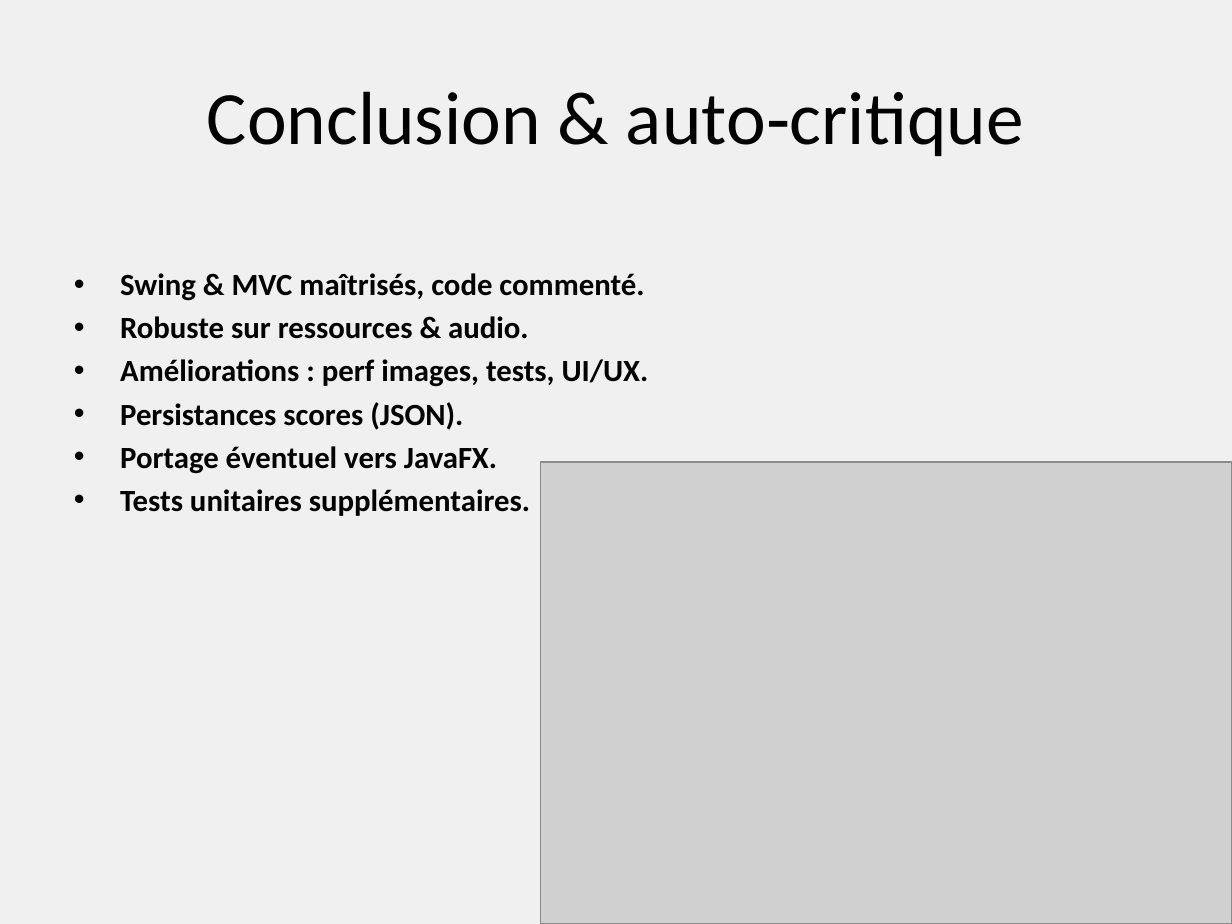
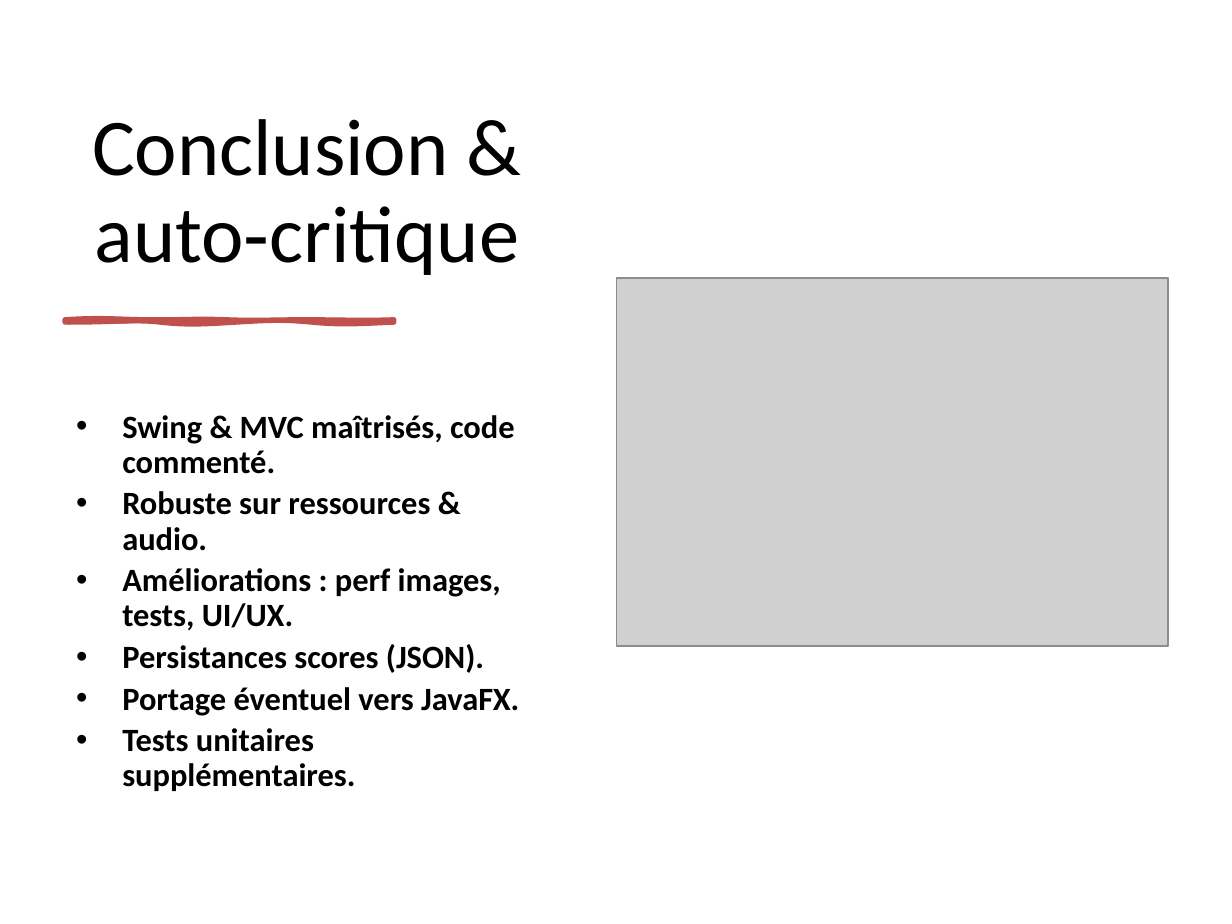
Before and after one commit to Bobyte5923/SoundOfWorld, a slide deck: slide 16 of SoundOfWorld.pptx. Drawn at 1232x924 pixels with LibreOffice and Linux fonts; fonts in the diff are those of the drawing; grey boxes stand for pictures. Boxes give left, top, right and bottom in pixels: in the first picture for what was removed or moved away, otherwise in the second. Text is boxed around its words. In the diff, an @@ line names an element or a change of style, - is before the commit and + after.

```diff
--- a/SoundOfWorld.pptx
+++ b/SoundOfWorld.pptx
@@ background #F0F0F0 to #FFFFFF @@
@@ title "Conclusion & auto‑critique" moved from (x1=207, y1=91, x2=1024, y2=156) to (x1=92, y1=119, x2=520, y2=275) @@
@@ title "Conclusion & auto‑critique" at (x1=92, y1=119, x2=520, y2=275): size 44 to 47 pt; line spacing 1 to 0.9; vertical alignment middle to bottom @@
@@ picture resized from (x1=541, y1=462, x2=1232, y2=924) to (x1=616, y1=278, x2=1168, y2=647) @@
@@ freeform shape added at (x1=65, y1=320, x2=394, y2=323), fill #C0504D, outline #C0504D 3 pt @@
@@ text "Swing & MVC maîtrisés, code ..." moved from (x1=120, y1=273, x2=649, y2=516) to (x1=122, y1=415, x2=519, y2=791) @@
@@ text "Swing & MVC maîtrisés, code ..." at (x1=122, y1=415, x2=519, y2=791): size 18 to 19 pt; line spacing 1 to 0.9 @@
```
Also in this commit, not shown: 10 other slides changed, 1 other file.
